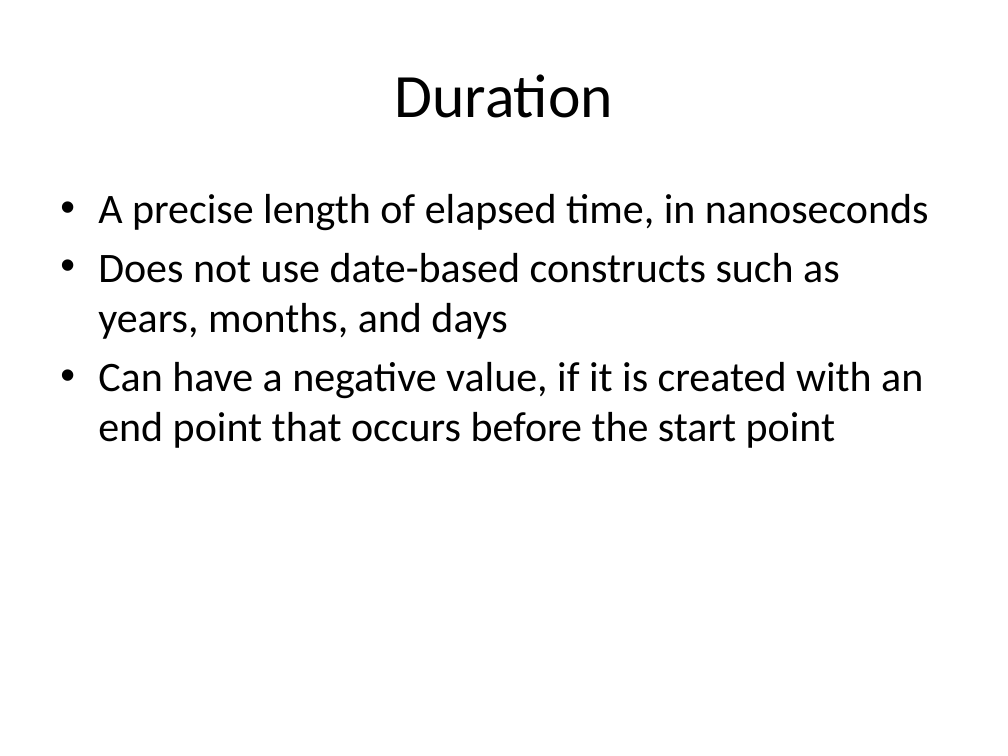
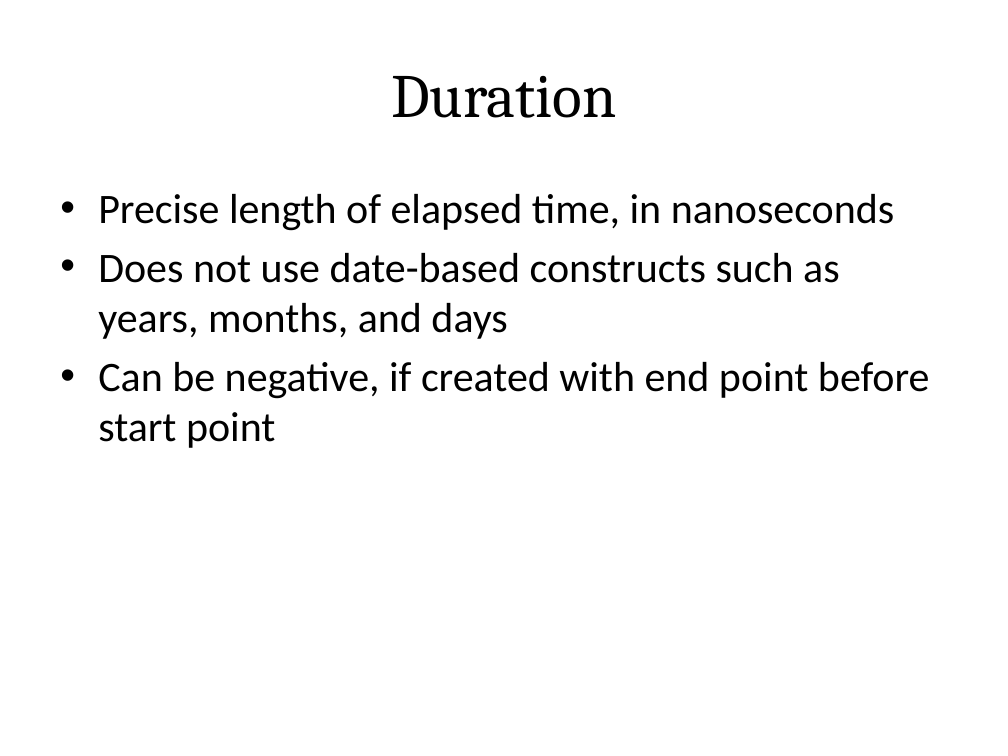
Before and after one commit to sualeh/make-a-date, a slide deck: slide 26 of Java 8 Date and Time API.pptx. Drawn at 1008x756 pixels with LibreOffice and Linux fonts; fonts in the diff are those of the drawing. Boxes give left, top, right and bottom in pixels: in the first picture for what was removed or moved away, otherwise in the second. Text is boxed around its words. In the diff, an @@ line names an element or a change of style, - is before the commit and + after.

```diff
--- a/Java 8 Date and Time API.pptx
+++ b/Java 8 Date and Time API.pptx
@@ title "Duration" at [391, 76, 616, 118]: font Calibri to Cambria @@
@@ text at [98, 194, 895, 231]: text changed @@
-• A precise length of elapsed time, in nanoseconds
+• Precise length of elapsed time, in nanoseconds
@@ text at [98, 362, 930, 448]: text changed @@
-• Can have a negative value, if it is created with an end point that occurs before the start point
+• Can be negative, if created with end point before start point
```
Also in this commit, not shown: 42 other slides changed.
